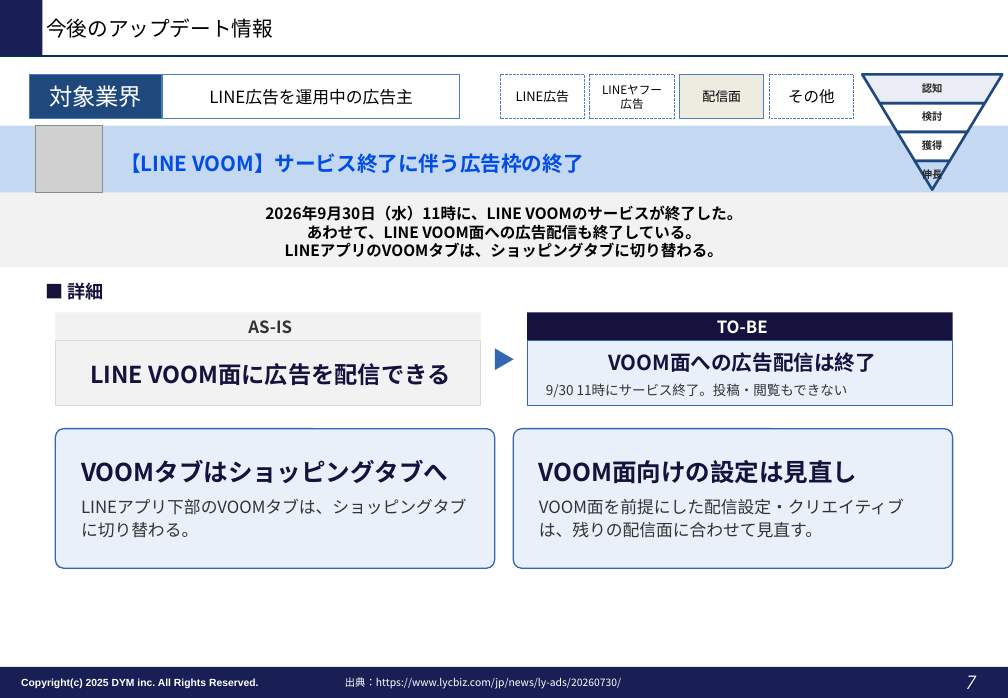
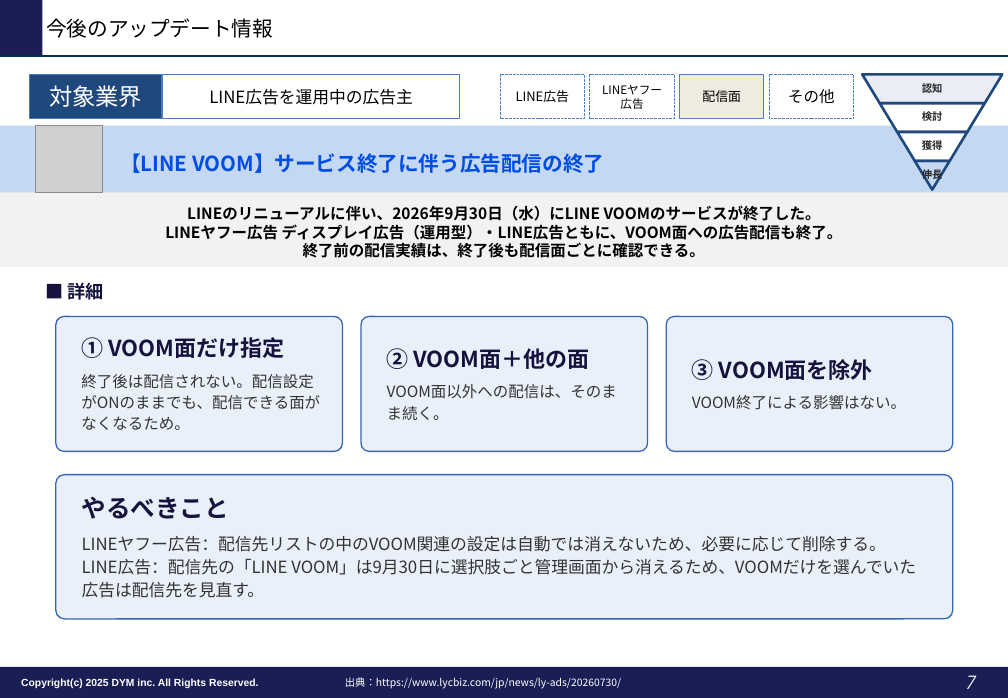
Before and after one commit to tonomura-r-dev/folder, a slide deck: slide 7 of LINE広告トレンドレポート_2026年10月.pptx. Drawn at 1008x698 pixels with LibreOffice and Linux fonts; fonts in the diff are those of the drawing; grey boxes stand for pictures; background and template pictures are left out. Boxes give left, top, right and bottom in pixels: in the first picture for what was removed or moved away, otherwise in the second. Text is boxed around its words. In the diff, an @@ line names an element or a change of style, - is before the commit and + after.

```diff
--- a/LINE広告トレンドレポート_2026年10月.pptx
+++ b/LINE広告トレンドレポート_2026年10月.pptx
@@ text at (120, 153, 604, 173): text changed @@
-【LINE VOOM】サービス終了に伴う広告枠の終了
+【LINE VOOM】サービス終了に伴う広告配信の終了
@@ text at (165, 205, 843, 258): text changed @@
-2026年9月30日（水）11時に、LINE VOOMのサービスが終了した。
-あわせて、LINE VOOM面への広告配信も終了している。
-LINEアプリのVOOMタブは、ショッピングタブに切り替わる。
+LINEのリニューアルに伴い、2026年9月30日（水）にLINE VOOMのサービスが終了した。
+LINEヤフー広告 ディスプレイ広告（運用型）・LINE広告ともに、VOOM面への広告配信も終了。
+終了前の配信実績は、終了後も配信面ごとに確認できる。
@@ rounded rectangle "① VOOM面だけ指定": place and size @@
-rounded rectangle "① VOOM面だけ指定" at (56, 429, 495, 569)
+rounded rectangle "① VOOM面だけ指定" at (56, 316, 343, 451)
@@ rectangle removed at (56, 313, 481, 341) @@
-AS-IS
@@ rounded rectangle "② VOOM面＋他の面": place and size @@
-rounded rectangle "② VOOM面＋他の面" at (514, 429, 953, 569)
+rounded rectangle "② VOOM面＋他の面" at (361, 316, 648, 451)
@@ text removed at (481, 313, 528, 406) @@
-▶
@@ rectangle removed at (528, 313, 953, 341) @@
-TO-BE
@@ rounded rectangle added at (666, 316, 953, 451), fill #EAF0FA, outline #3467B2 1 pt, 12 pt, text #333333 @@
+③ VOOM面を除外
+VOOM終了による影響はない。
@@ rectangle removed at (56, 341, 481, 406) @@
-LINE VOOM面に広告を配信できる
@@ text in rounded rectangle at (81, 337, 320, 430): text changed; size 13 to 12 pt @@
-VOOMタブはショッピングタブへ
-LINEアプリ下部のVOOMタブは、ショッピングタブに切り替わる。
+① VOOM面だけ指定
+終了後は配信されない。配信設定がONのままでも、配信できる面がなくなるため。
@@ text in rounded rectangle at (387, 348, 617, 420): text changed; size 13 to 12 pt @@
-VOOM面向けの設定は見直し
-VOOM面を前提にした配信設定・クリエイティブは、残りの配信面に合わせて見直す。
+② VOOM面＋他の面
+VOOM面以外への配信は、そのまま続く。
@@ rectangle removed at (528, 341, 953, 406) @@
-VOOM面への広告配信は終了
-9/30 11時にサービス終了。投稿・閲覧もできない
@@ rounded rectangle added at (56, 475, 953, 619), fill #EAF0FA, outline #3467B2 1 pt, 13 pt, text #333333 @@
+やるべきこと
+LINEヤフー広告：配信先リストの中のVOOM関連の設定は自動では消えないため、必要に応じて削除する。
+LINE広告：配信先の「LINE VOOM」は9月30日に選択肢ごと管理画面から消えるため、VOOMだけを選んでいた広告は配信先を見直す。
```
Also in this commit, not shown: 1 other slide changed.
